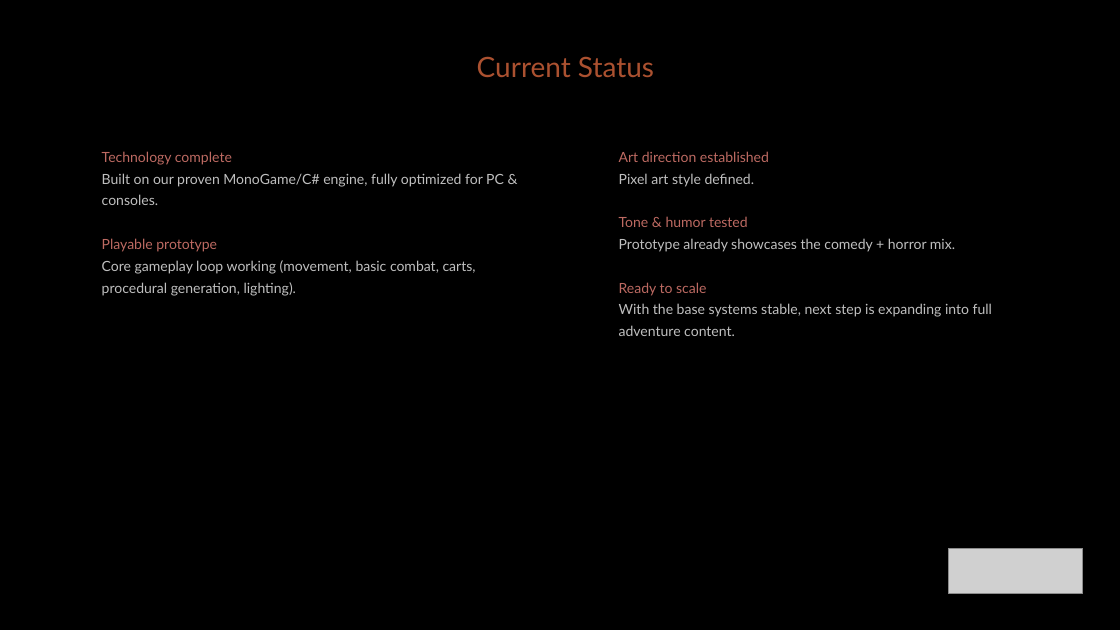
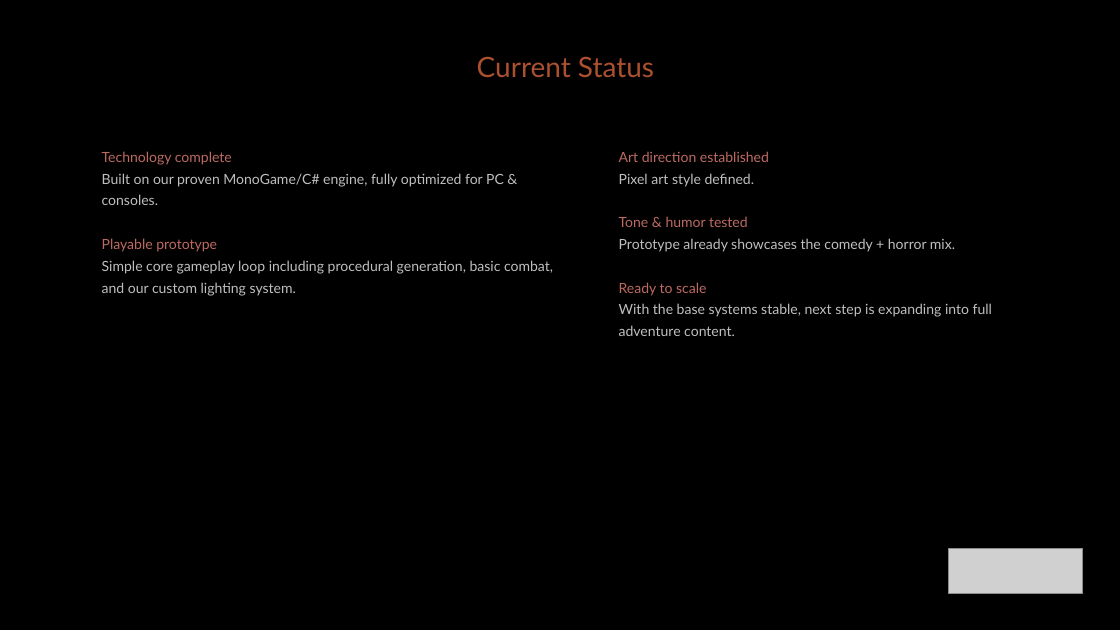
Before and after one commit to diegohcanepa/Remizione, a slide deck: slide 10 of Pitch Deck.pptx (slide 16 before the commit). Drawn at 1120x630 pixels with LibreOffice and Linux fonts; fonts in the diff are those of the drawing; grey boxes stand for pictures; background and template pictures are left out. Boxes give left, top, right and bottom in pixels: in the first picture for what was removed or moved away, otherwise in the second. Text is boxed around its words. In the diff, an @@ line names an element or a change of style, - is before the commit and + after.

```diff
--- a/Pitch Deck.pptx
+++ b/Pitch Deck.pptx
@@ text at bbox=[102, 260, 553, 296]: text changed @@
-Core gameplay loop working (movement, basic combat, carts, procedural generation, lighting).
+Simple core gameplay loop including procedural generation, basic combat, and our custom lighting system.
```
Also in this commit, not shown: 7 other slides changed, 2 slides added, 9 slides removed, 22 other files.
